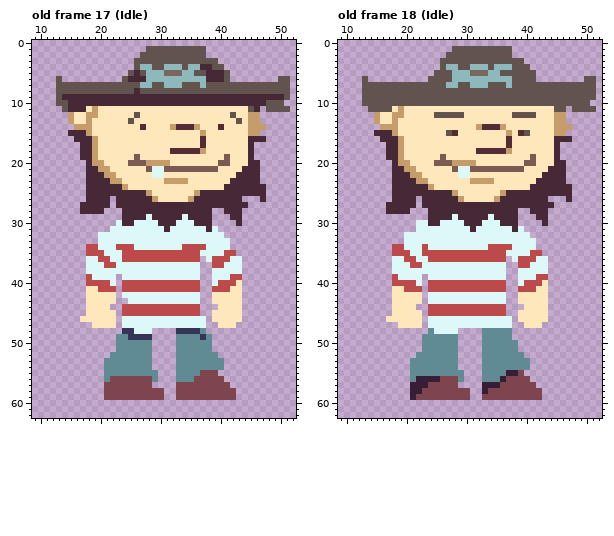
Edited in one commit: pixel-art file (src/actors/player/lochzahn_spritesheet.ase). Above, as it was before the edit.
64x64 pixels, 26 frames. Shown: old frame 17 (Idle): x 9..52, y 0..62; old frame 18 (Idle): x 9..52, y 0..62. The commit also changed other frames, which this record leaves out.
The result:
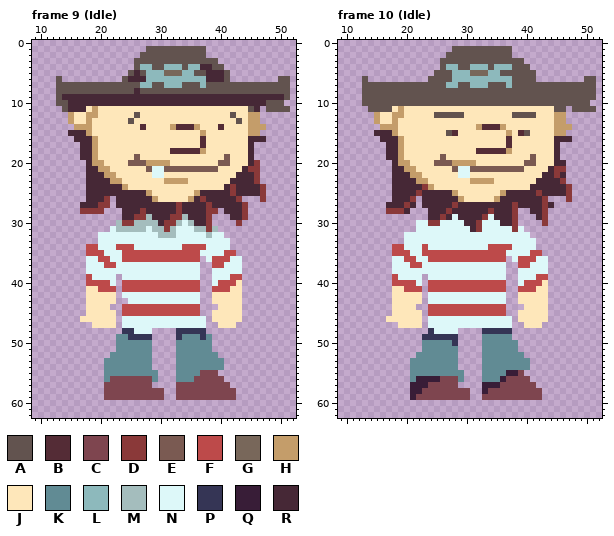
Palette (. is transparent): A #62534f  B #542c36  C #7e454f  D #8a3939  E #7a5a52  F #bd4a4a  G #78675a  H #c49d6a  J #fee7ba  K #618b94  L #8db9bc  M #a4bdbd  N #ddf8f9  P #353555  Q #381d37  R #462836
A new or re-ordered frame is compared with the old frame closest to it.
Changes in this commit:
layer "Flattened" added
layer "Sprite Sheet" removed
frames re-ordered
--- frame 9 (Idle) against old frame 17 (Idle), layer "Flattened"
@@ x 9..52 @@
 19 ........RRHJJJJJJEJJJJJJJJJJJJJJEJJJR.......
-20 .........RHHJJJJEEEHHHHJJJJJJJJEEJJJRR......
-21 .........RRHHJJJJJJENNEEEEEEEEEJJJJRRR......
-22 .........RRRHHJJJJJJNNJJJJJJJJJJJJRRRR......
-23 .........RRRRHHJJJJJJJHHHHJJJJJJJRRRRR......
-24 .........RRRRRRHJJJJJJJJJJJJJJJJRRRRRRR.....
-25 .........RRRRRRRRRRHJJJJJJJHRRRRRRRRRRR.....
-26 .........RRRR.RRRRRRHJJJJJHRRRRRRRR...R.....
-27 ........RRRRR.RRRRRRRRRRRRRRRRRRRRRR........
-28 ........RRRR...RRRRRRRRRRRRRRR..RRR.........
-29 ...............RRRRNRRRRRNRRRR...RR.........
-30 ..............NRRNNNNRRRNNNRRR....R.........
-31 .............NNNNNNNNNRNNNNNNRN.............
-32 ...........NNNNNNNNNNNNNNNNNNNNN............
+20 .........RHHJJJJEEEHHHHJJJJJJJJEEJJJRD......
+21 .........RRHHJJJJJJENNEEEEEEEEEJJJJRDD......
+22 .........RRRHHJJJJJJNNJJJJJJJJJJJJRRRD......
+23 .........RRRRHHJJJJJJJHHHHJJJJJJJRRRRD......
+24 .........RRRRRRHJJJJJJJJJJJJJJJJRDRRRRD.....
+25 .........RRRRRRRRRRHJJJJJJJHRRRRRDRRRRD.....
+26 .........RRRD.RRRRRRHJJJJJHRDRRRRRD...D.....
+27 ........RRRDD.RRRRRRRRRRDRRRRDRRRRRD........
+28 ........DDDD...RRRDRRRRRDRRRRDD.RRRD........
+29 ...............RRDDMRRRDDMRRRD...RRD........
+30 ..............MDDMMMMRDDMNMRRD....D.........
+31 .............NMMMMMNMMDMNNNMMDM.............
+32 ...........NNNNNNNNNNMMMNNNNNMNN............
 33 ...........NNNNNNNNNNNNNNNNNNNNNN...........
@@ x 31..39 @@
 47 NNNNNNN..
-48 ..PPPPK..
-49 ..KKKKPK.
+48 ..PPPPP..
+49 ..PKKKPK.
 50 ..KKKKKK.
--- frame 10 (Idle) against old frame 18 (Idle), layer "Flattened"
@@ x 9..52 @@
 20 .........RHHJJJJEEEHHHHJJJJJJJJEEJJJRR......
-21 .........RRHHJJJJJJENNEEEEEEEEEJJJJRRR......
-22 .........RRRHHJJJJJJNNJJJJJJJJJJJJRRRR......
-23 .........RRRRHHJJJJJJJHHHHJJJJJJJRRRRR......
-24 .........RRRRRRHJJJJJJJJJJJJJJJJRRRRRRR.....
-25 .........RRRRRRRRRRHJJJJJJJHRRRRRRRRRRR.....
-26 .........RRRR.RRRRRRHJJJJJHRRRRRRRR...R.....
-27 ........RRRRR.RRRRRRRRRRRRRRRRRRRRRR........
-28 ........RRRR...RRRRRRRRRRRRRRR..RRR.........
-29 ...............RRRRNRRRRRNRRRR...RR.........
-30 .............NNRRNNNNRRRNNNRRR....R.........
-31 .............NNNNNNNNNRNNNNNNRN.............
+21 .........RRHHJJJJJJENNEEEEEEEEEJJJJRDD......
+22 .........RRRHHJJJJJJNNJJJJJJJJJJJJRRDR......
+23 .........RRRRHHJJJJJJJHHHHJJJJJJJRRRRD......
+24 .........RRRRRDHJJJJJJJJJJJJJJJJRRRRRRD.....
+25 .........RRRRDRRRRRHJJJJJJJHRRRRRDRRRRD.....
+26 .........RRRD.RRRRRRHJJJJJHRRRRRRRD...D.....
+27 ........RRRDR.RRRRRDRRRRRRRRRDRRRRDR........
+28 ........DDDR...RRRDRRRRRRDRRRD..RRD.........
+29 ...............RRDRNRRRRDNRRRD...RD.........
+30 .............NNDDNNNNRRDNNNRRD....D.........
+31 .............NNNNNNNNNRDNNNNNDN.............
 32 ...........NNNNNNNNNNNNNNNNNNNNN............
@@ x 21..39 @@
 47 JJ.NNNNNNNNNNNNNN..
-48 ...KNNNN....KKKKK..
-49 ..KKKKKK....KKKKK..
-50 ..KKKKKK....KKKKKK.
+48 ...PNNNN....PPPPP..
+49 ..PPPPPP....KKKKK..
+50 ..KKKKKP....KKKKKK.
 51 ..KKKKKK....KKKKKK.
Changed places in both pictures, as pixel boxes (x1, y1, x2, y2):
changed: (80, 160, 266, 238)
changed: (176, 328, 206, 340)
changed: (536, 166, 572, 226)
changed: (386, 184, 518, 232)
changed: (422, 328, 458, 346)
changed: (482, 328, 512, 334)
